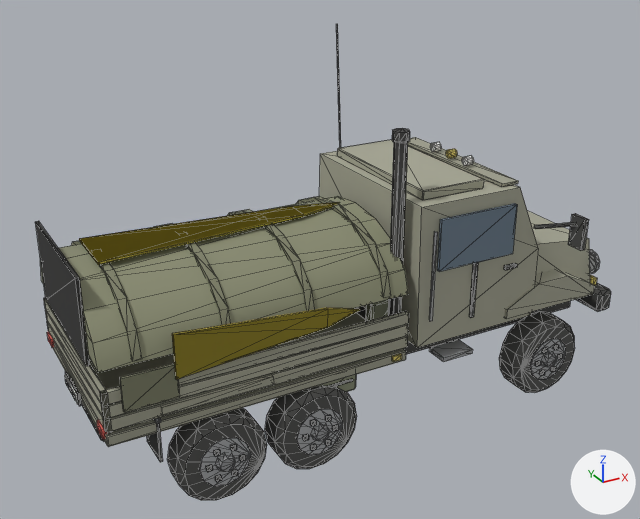
A saved change to the glTF model art/models/truck.glb.
Camera for both pictures: a camera (50 mm lens) standing at (-5.2, -8.99, 6.57) and looking at (-0.25, 0.01, 2.08). Arrows for +X, +Y and +Z are at lower right; the lights stay in place. The picture after the commit comes second. Mesh edges are drawn as thin lines. Vertices at exactly the same position are counted once.

In view in the first picture: 'hull'.
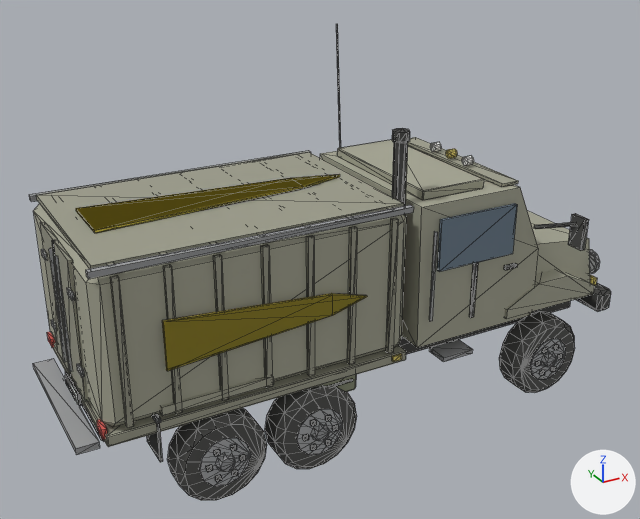
The change, as a diff of the scene's bpy script:
```diff
--- a/art/models/truck.glb.py
+++ b/art/models/truck.glb.py
@@ me_hull @@
-me_hull.from_pydata(...)  # 2140 vertices, 3696 faces; spans x -3.52..3.86, y -1.83..1.83, z 0.01..4.8
+me_hull.from_pydata(...)  # 2258 vertices, 3836 faces; spans x -3.72..3.86, y -1.83..1.83, z 0.01..4.8
+# me_hull part 1: a new loose piece, a box spanning x -3.495..-3.465, y -0.015..0.015, z 1.32..2.98, in mat_dark
+# me_hull part 2: a new loose piece, a box spanning x -3.39..0.19, y -1.15..1.15, z 3.06..3.12, in mat_body
+# me_hull part 3: a new loose piece, a box spanning x -3.235..-3.165, y -1.275..-1.225, z 1.3..3.0, in mat_body
+# me_hull part 4: a new loose piece, a box spanning x -2.702..-2.632, y -1.275..-1.225, z 1.3..3.0, in mat_body
+# me_hull part 5: a new loose piece, a box spanning x -2.168..-2.098, y -1.275..-1.225, z 1.3..3.0, in mat_body
+# me_hull part 6: a new loose piece, a box spanning x -1.635..-1.565, y -1.275..-1.225, z 1.3..3.0, in mat_body
+# me_hull part 7: a new loose piece, a box spanning x -1.102..-1.032, y -1.275..-1.225, z 1.3..3.0, in mat_body
+# me_hull part 8: a new loose piece, a box spanning x -0.568..-0.498, y -1.275..-1.225, z 1.3..3.0, in mat_body
+# me_hull part 9: a new loose piece, a box spanning x -0.035..0.035, y -1.275..-1.225, z 1.3..3.0, in mat_body
+# me_hull part 10: a new loose piece, a box spanning x -3.485..-3.435, y 0.01..0.61, z 1.32..2.98, in mat_body
+# me_hull part 11: a new loose piece, a box spanning x -3.485..-3.435, y -0.61..-0.01, z 1.32..2.98, in mat_body
+# me_hull part 12: a new loose piece, a box spanning x -3.45..0.25, y 1.185..1.255, z 3.035..3.105, in mat_metal
+# me_hull part 13: a new loose piece, a box spanning x -3.45..0.25, y -1.255..-1.185, z 3.035..3.105, in mat_metal
+# me_hull part 14: a new loose piece, a box spanning x -3.505..-3.475, y 0.5..0.66, z 2.56..2.64, in mat_metal
+# me_hull part 15: the loose piece of 6 vertices spanning x 0.53..0.57, y 1.28..1.32, z 1.6..2.75 is copied, and the copy is scaled about its middle by (1, 1, 1.22), then moved by (-4.05, -1.17, -0.03); it spans x -3.52..-3.48, y 0.11..0.14, z 1.45..2.85
+# me_hull part 16: the loose piece of 18 vertices spanning x -3.45..0.25, y -1.23..1.23, z 2.0..2.75 is rebuilt with 24 vertices and now spans x -3.45..0.25, y -1.23..1.23, z 1.25..3.05, in mat_body
+# me_hull part 17: the loose piece of 10 vertices spanning x -2.68..-0.46, y -1.31..-1.28, z 1.74..2.26 is rebuilt with 10 vertices and now spans x -2.77..-0.37, y -1.31..-1.28, z 1.86..2.44
+# me_hull part 18: 7 loose pieces with 98 vertices, spanning x -3.25..0.01, y -1.28..1.28, z 1.5..2.8, are deleted
+# me_hull part 19: 68 vertices removed from x -3.49..0.25, y -1.25..1.25, z 1.3..2.9; 40 vertices added at x -3.72..0.01, y -1.0..1.0, z 0.96..3.16
+# other edits to the shape of me_hull do not show in these pictures
 me_hull.materials.append(mat_dark)
@@ me_hull @@
 me_hull.materials.append(mat_olive)
-me_hull.materials.append(mat_tarp)
 me_hull.materials.append(mat_signammo)
```

Changed parts and their boxes [x1, y1, x2, y2] in the pictures (640 x 519 px; the box of a moved part takes in the faces that stretch with it):
'hull', reshaped
    before: [35, 24, 611, 500]
    after: [29, 24, 611, 500]
part 1 of me_hull, added
    after: [52, 240, 71, 377]
part 2 of me_hull, added
    after: [36, 152, 404, 269]
part 3 of me_hull, added
    after: [110, 275, 134, 428]
part 4 of me_hull, added
    after: [163, 264, 182, 414]
part 5 of me_hull, added
    after: [213, 254, 229, 401]
part 6 of me_hull, added
    after: [261, 244, 273, 388]
part 7 of me_hull, added
    after: [306, 235, 315, 376]
part 8 of me_hull, added
    after: [347, 226, 357, 364]
part 9 of me_hull, added
    after: [386, 218, 398, 353]
part 10 of me_hull, added
    after: [40, 222, 69, 372]
part 11 of me_hull, added
    after: [54, 240, 90, 402]
part 12 of me_hull, added
    after: [29, 150, 311, 202]
part 13 of me_hull, added
    after: [86, 205, 414, 279]
part 14 of me_hull, added
    after: [41, 249, 47, 261]
part 15 of me_hull, added
    after: [49, 248, 67, 362]
part 16 of me_hull, rebuilt
    before: [40, 196, 408, 373]
    after: [34, 203, 406, 427]
part 17 of me_hull, rebuilt (9% wider, 8% taller)
    before: [172, 308, 360, 380]
    after: [162, 293, 367, 371]
part 18 of me_hull, deleted (brown)
    before: [71, 196, 391, 412]
part 19 of me_hull, moved or reshaped
    before: [35, 221, 409, 432]
    after: [33, 174, 340, 455]
